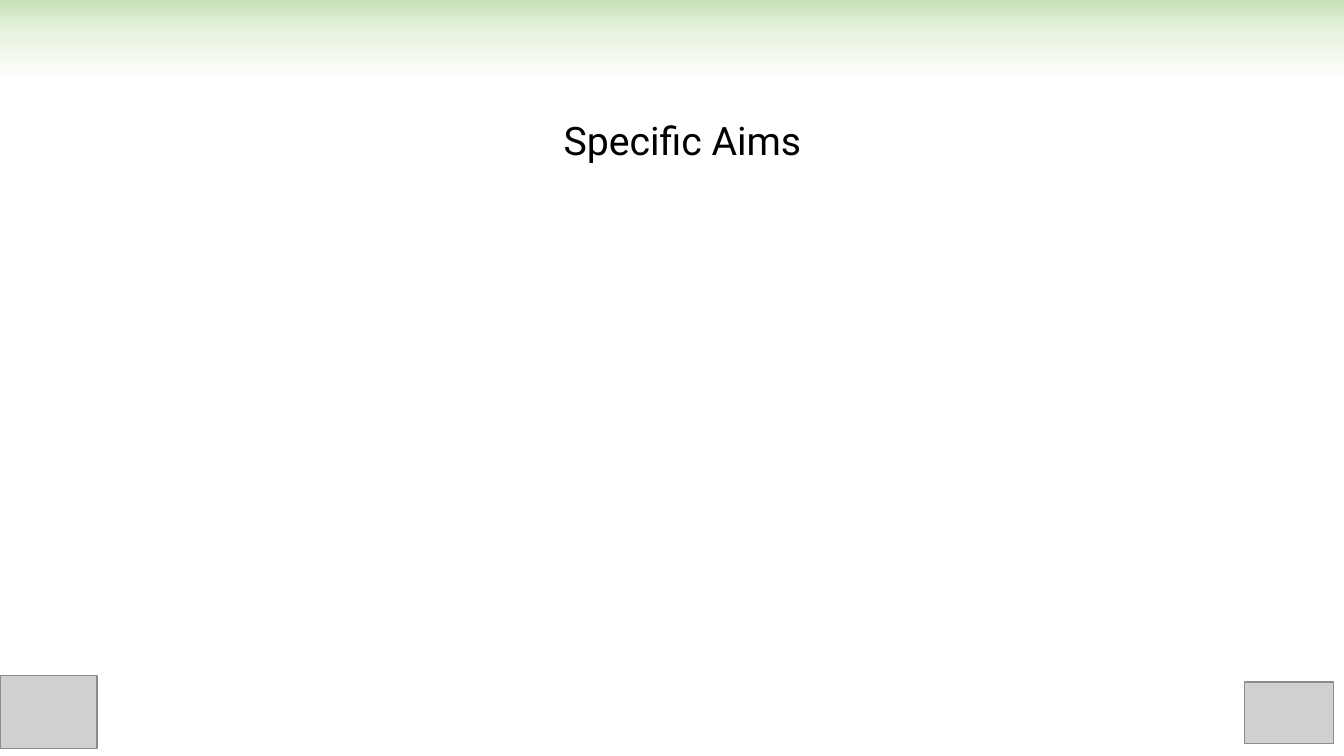
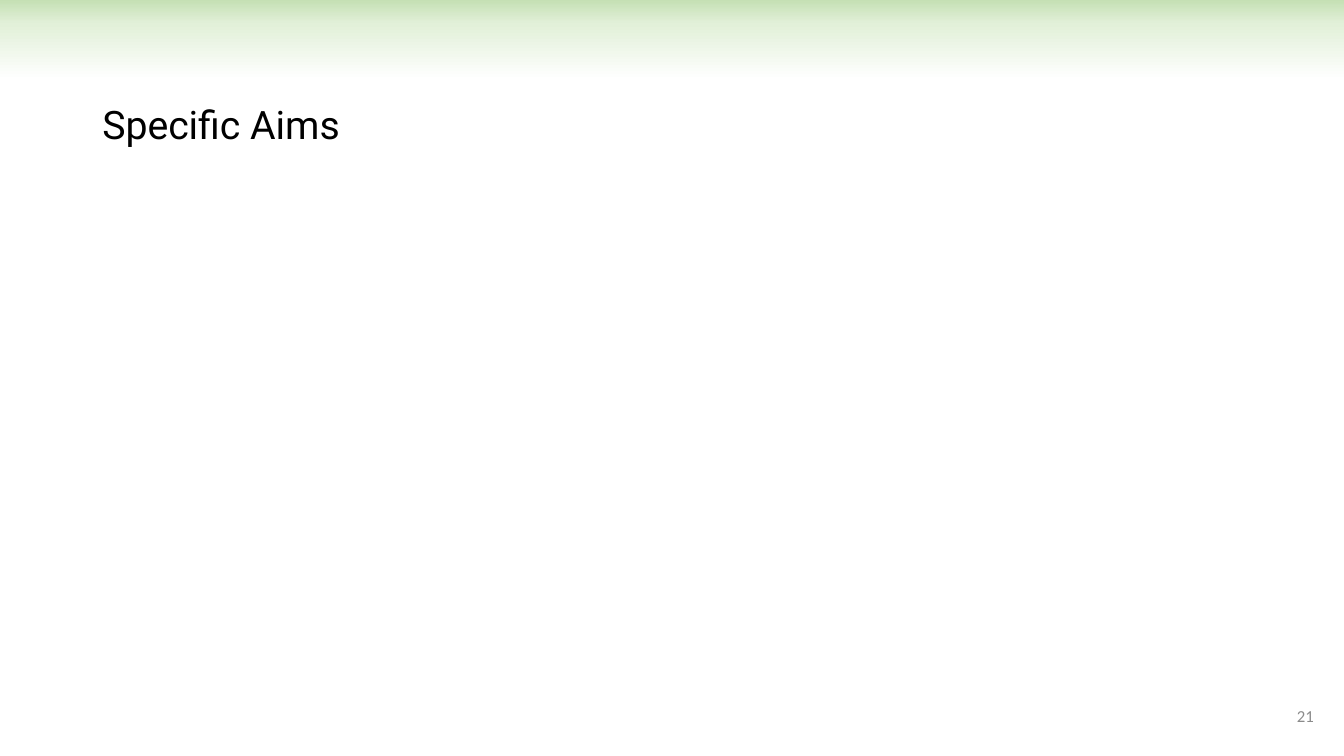
Before and after one commit to ndobb/dissertation, a slide deck: slide 21 of 4_general_exam/presentation/nic_dobbins_general_exam.pptx (slide 4 before the commit). Drawn at 1344x756 pixels with LibreOffice and Linux fonts; fonts in the diff are those of the drawing; grey boxes stand for pictures. Boxes give left, top, right and bottom in pixels: in the first picture for what was removed or moved away, otherwise in the second. Text is boxed around its words. In the diff, an @@ line names an element or a change of style, - is before the commit and + after.

```diff
--- a/4_general_exam/presentation/nic_dobbins_general_exam.pptx
+++ b/4_general_exam/presentation/nic_dobbins_general_exam.pptx
@@ text "Specific Aims": place and size @@
-text "Specific Aims" at [564, 125, 802, 163]
+text "Specific Aims" at [102, 109, 340, 147]
@@ text "Specific Aims" at [102, 109, 340, 147]: alignment centre to left @@
@@ picture removed at [0, 676, 97, 748] @@
@@ picture removed at [1244, 683, 1334, 744] @@
@@ page number added at [1297, 711, 1314, 722], 12 pt, text #8C8C8C @@
+21
```
Also in this commit, not shown: 1 other slide changed, 27 slides added, 3 slides removed, 3 other files.
